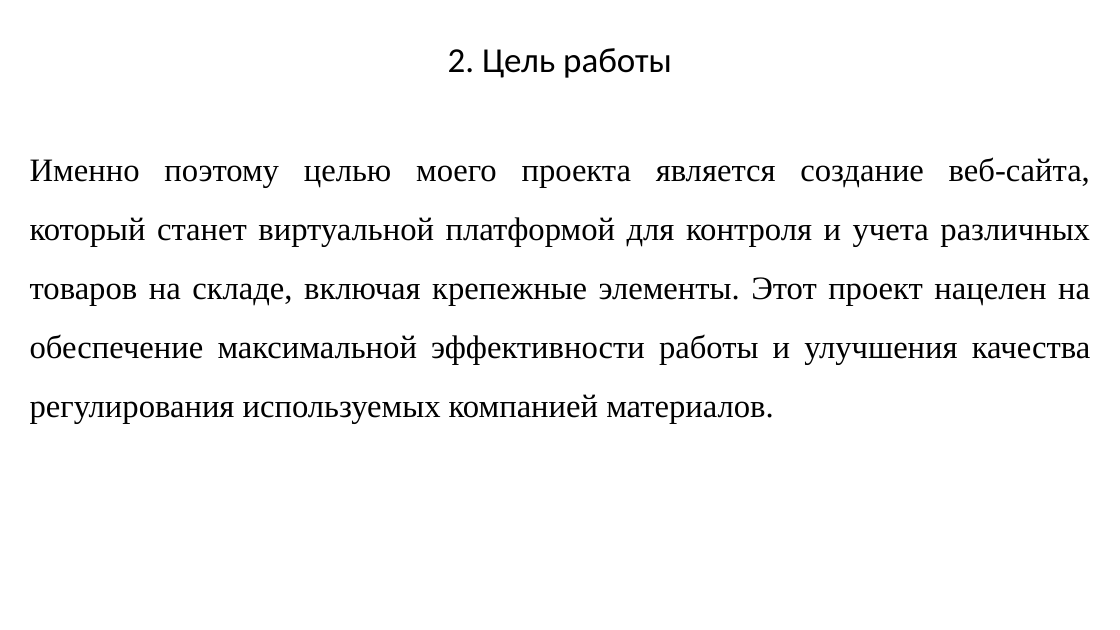
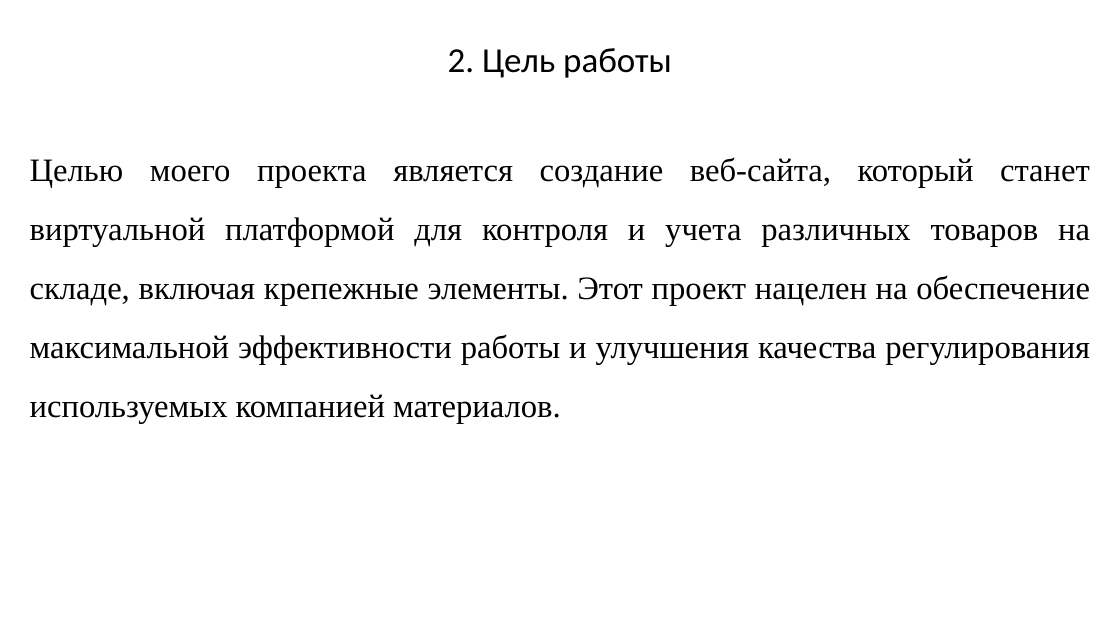
Before and after one commit to k-bar-n/FDB-ar, a slide deck: slide 4 of resources/Мультимедийная презентация.pptx. Drawn at 1120x630 pixels with LibreOffice and Linux fonts; fonts in the diff are those of the drawing. Boxes give left, top, right and bottom in pixels: in the first picture for what was removed or moved away, otherwise in the second. Text is boxed around its words. In the diff, an @@ line names an element or a change of style, - is before the commit and + after.

```diff
--- a/resources/Мультимедийная презентация.pptx
+++ b/resources/Мультимедийная презентация.pptx
@@ text at [30,157,1090,423]: text changed @@
-Именно поэтому целью моего проекта является создание веб-сайта, который станет виртуальной платформой для контроля и учета различных товаров на складе, включая крепежные элементы. Этот проект нацелен на обеспечение максимальной эффективности работы и улучшения качества регулирования используемых компанией материалов.
+Целью моего проекта является создание веб-сайта, который станет виртуальной платформой для контроля и учета различных товаров на складе, включая крепежные элементы. Этот проект нацелен на обеспечение максимальной эффективности работы и улучшения качества регулирования используемых компанией материалов.
```
Also in this commit, not shown: 2 other slides changed, 5 slides added, 2 other files.
